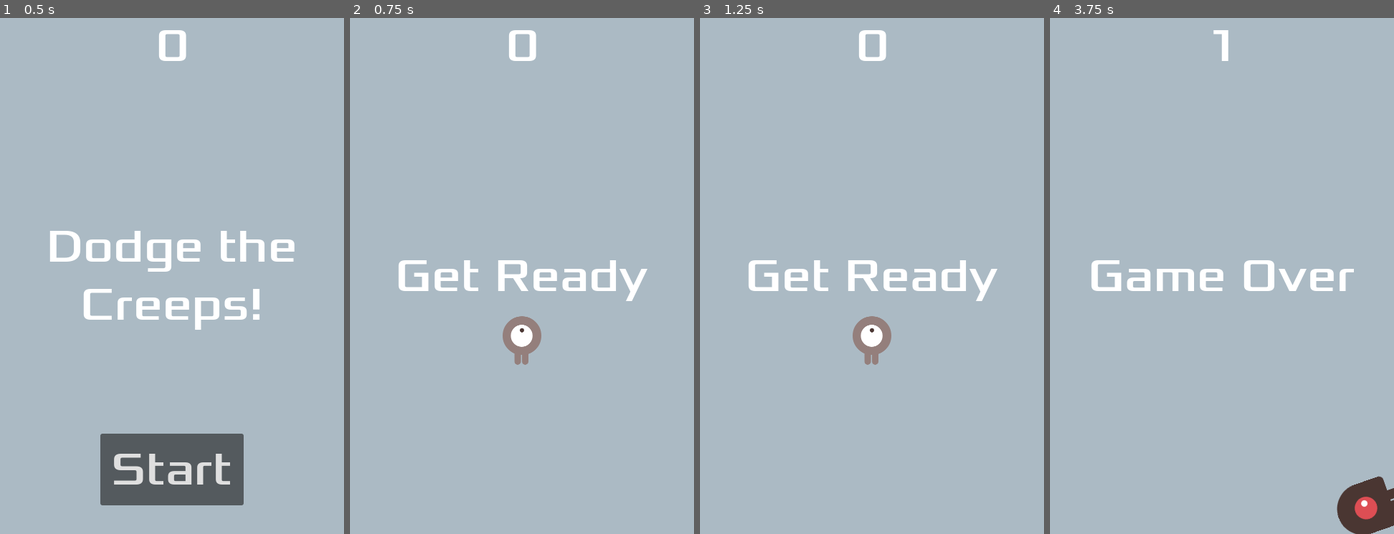
Above: before the commit, frames 1-4 (left to right).
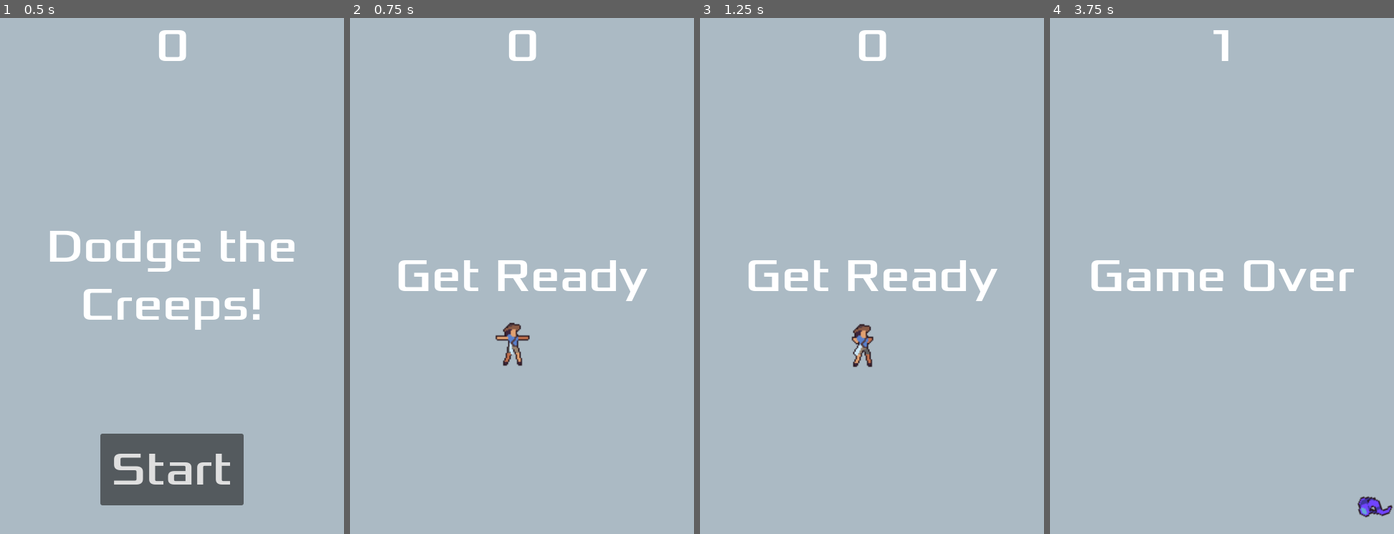
Above: after the commit, the same moments.

Repository: emkartch/dodge-the-creeps
Game: Godot game, scene res://main.tscn
The game is run twice, just before and just after one commit, with the same random seed, the same clock (stepped at 60 frames per second) and the same inputs.
Inputs:
- Up to frame 1 (0.5 s): no input
- Up to frame 2 (0.75 s): click "Start" at 0.5 s
- Up to frame 3 (1.25 s): no input
- Up to frame 4 (3.75 s): hold Right (move_right) 1.28-2.03 s; hold Down (move_down) 2.03-2.78 s; hold Right (move_right) 2.78-3.53 s; hold Up (move_up) from 3.53 s (still down)

Frame 1 is identical in both runs. In frame 2, 0.8% of the frame differs, in the area x 42-56%, y 57-68%; in frame 3, 0.8%; in frame 4, 1.5%, in the area x 83-100%, y 88-100%.

Commit message:
Changed the Player and Mob Sprites
Changed the player and mob sprites. Updated the collision shapes and sizes to match.

Diff:
--- a/mob.gd
+++ b/mob.gd
@@ -3,13 +3,31 @@
 func _ready():
 	var mob_types = Array($AnimatedSprite2D.sprite_frames.get_animation_names())
 	var mob_random = mob_types.pick_random()
-	if mob_random == "fly":
-		$CollisionShape2D_walk_swim.disabled = true
-		$CollisionShape2D_fly.disabled = false
-	else:
 
-		$CollisionShape2D_walk_swim.disabled = false
-		$CollisionShape2D_fly.disabled = true
+	$CollisionShape2D_anglerfish.disabled = true
+	$CollisionShape2D_eel.disabled = true
+	$CollisionShape2D_jellyfish.disabled = true
+	$CollisionShape2D_octopus.disabled = true
+	$CollisionShape2D_swordfish.disabled = true
+	$CollisionShape2D_turtle.disabled = true
+
+	if mob_random == "anglerfish":
+		$CollisionShape2D_anglerfish.disabled = false
+	elif mob_random == "eel":
+		$CollisionShape2D_eel.disabled = false
+	elif mob_random == "jellyfish":
+		$CollisionShape2D_jellyfish.disabled = false
+		$CollisionShape2D_jellyfish.rotation = 1.5708
+		$AnimatedSprite2D.rotation = 1.5708
+	elif mob_random == "octopus":
+		$CollisionShape2D_octopus.disabled = false
+		$CollisionShape2D_octopus.rotation = 1.5708
+		$AnimatedSprite2D.rotation = 1.5708
+	elif mob_random == "swordfish":
+		$CollisionShape2D_swordfish.disabled = false
+	elif mob_random == "turtle":
+		$CollisionShape2D_turtle.disabled = false
+
 	$AnimatedSprite2D.animation = mob_random
 	$AnimatedSprite2D.play()
 
--- a/mob.tscn
+++ b/mob.tscn
@@ -1,56 +1,279 @@
-[gd_scene load_steps=11 format=3 uid="uid://ct6lsobeppdtr"]
+[gd_scene load_steps=45 format=3 uid="uid://ct6lsobeppdtr"]
 
 [ext_resource type="Script" uid="uid://ddxwaomwk0ljq" path="res://mob.gd" id="1_1qmh0"]
-[ext_resource type="Texture2D" uid="uid://csokhj58nnmae" path="res://art/enemyFlyingAlt_1.png" id="1_b3mxk"]
-[ext_resource type="Texture2D" uid="uid://dayirxf7r22m" path="res://art/enemyFlyingAlt_2.png" id="2_1qmh0"]
-[ext_resource type="Texture2D" uid="uid://ccmaqggjo2v3a" path="res://art/enemySwimming_1.png" id="3_gfurk"]
-[ext_resource type="Texture2D" uid="uid://cfxmfadlurmti" path="res://art/enemySwimming_2.png" id="4_ieysi"]
-[ext_resource type="Texture2D" uid="uid://devp0iafh0xpl" path="res://art/enemyWalking_1.png" id="5_cixyi"]
-[ext_resource type="Texture2D" uid="uid://c8he4yu6nthhx" path="res://art/enemyWalking_2.png" id="6_7ulmv"]
+[ext_resource type="Texture2D" uid="uid://ckpbgg6jaokht" path="res://art/anglerfishSwim.png" id="2_1qmh0"]
+[ext_resource type="Texture2D" uid="uid://da8m3qtgky57" path="res://art/eelSwim.png" id="3_gfurk"]
+[ext_resource type="Texture2D" uid="uid://xqyi11r3ndla" path="res://art/jellyfishSwim.png" id="4_ieysi"]
+[ext_resource type="Texture2D" uid="uid://bn6tigo31not5" path="res://art/octopusSwim.png" id="5_cixyi"]
+[ext_resource type="Texture2D" uid="uid://dyr03yw5206xq" path="res://art/swordfishSwim.png" id="6_7ulmv"]
+[ext_resource type="Texture2D" uid="uid://dsk5k2dpd3n1n" path="res://art/turtleSwim.png" id="7_pcqmr"]
+
+[sub_resource type="AtlasTexture" id="AtlasTexture_jbnni"]
+atlas = ExtResource("2_1qmh0")
+region = Rect2(0, 0, 48, 48)
+
+[sub_resource type="AtlasTexture" id="AtlasTexture_yscv0"]
+atlas = ExtResource("2_1qmh0")
+region = Rect2(48, 0, 48, 48)
+
+[sub_resource type="AtlasTexture" id="AtlasTexture_eqsov"]
+atlas = ExtResource("2_1qmh0")
+region = Rect2(96, 0, 48, 48)
+
+[sub_resource type="AtlasTexture" id="AtlasTexture_wvrms"]
+atlas = ExtResource("2_1qmh0")
+region = Rect2(144, 0, 48, 48)
+
+[sub_resource type="AtlasTexture" id="AtlasTexture_h0ign"]
+atlas = ExtResource("3_gfurk")
+region = Rect2(0, 0, 48, 48)
+
+[sub_resource type="AtlasTexture" id="AtlasTexture_6ak38"]
+atlas = ExtResource("3_gfurk")
+region = Rect2(48, 0, 48, 48)
+
+[sub_resource type="AtlasTexture" id="AtlasTexture_rxhkm"]
+atlas = ExtResource("3_gfurk")
+region = Rect2(96, 0, 48, 48)
+
+[sub_resource type="AtlasTexture" id="AtlasTexture_mhy1y"]
+atlas = ExtResource("3_gfurk")
+region = Rect2(144, 0, 48, 48)
+
+[sub_resource type="AtlasTexture" id="AtlasTexture_gy8bd"]
+atlas = ExtResource("3_gfurk")
+region = Rect2(192, 0, 48, 48)
+
+[sub_resource type="AtlasTexture" id="AtlasTexture_srff1"]
+atlas = ExtResource("3_gfurk")
+region = Rect2(240, 0, 48, 48)
+
+[sub_resource type="AtlasTexture" id="AtlasTexture_hpl8x"]
+atlas = ExtResource("4_ieysi")
+region = Rect2(0, 0, 48, 48)
+
+[sub_resource type="AtlasTexture" id="AtlasTexture_10kxg"]
+atlas = ExtResource("4_ieysi")
+region = Rect2(48, 0, 48, 48)
+
+[sub_resource type="AtlasTexture" id="AtlasTexture_5en0g"]
+atlas = ExtResource("4_ieysi")
+region = Rect2(96, 0, 48, 48)
+
+[sub_resource type="AtlasTexture" id="AtlasTexture_n647c"]
+atlas = ExtResource("4_ieysi")
+region = Rect2(144, 0, 48, 48)
+
+[sub_resource type="AtlasTexture" id="AtlasTexture_7dsds"]
+atlas = ExtResource("5_cixyi")
+region = Rect2(0, 0, 48, 48)
+
+[sub_resource type="AtlasTexture" id="AtlasTexture_fifov"]
+atlas = ExtResource("5_cixyi")
+region = Rect2(48, 0, 48, 48)
+
+[sub_resource type="AtlasTexture" id="AtlasTexture_2jsyd"]
+atlas = ExtResource("5_cixyi")
+region = Rect2(96, 0, 48, 48)
+
+[sub_resource type="AtlasTexture" id="AtlasTexture_8btig"]
+atlas = ExtResource("5_cixyi")
+region = Rect2(144, 0, 48, 48)
+
+[sub_resource type="AtlasTexture" id="AtlasTexture_e4h0j"]
+atlas = ExtResource("5_cixyi")
+region = Rect2(192, 0, 48, 48)
+
+[sub_resource type="AtlasTexture" id="AtlasTexture_drs6q"]
+atlas = ExtResource("5_cixyi")
+region = Rect2(240, 0, 48, 48)
+
+[sub_resource type="AtlasTexture" id="AtlasTexture_ux8s0"]
+atlas = ExtResource("6_7ulmv")
+region = Rect2(0, 0, 48, 48)
+
+[sub_resource type="AtlasTexture" id="AtlasTexture_sahnv"]
+atlas = ExtResource("6_7ulmv")
+region = Rect2(48, 0, 48, 48)
+
+[sub_resource type="AtlasTexture" id="AtlasTexture_sheiy"]
+atlas = ExtResource("6_7ulmv")
+region = Rect2(96, 0, 48, 48)
+
+[sub_resource type="AtlasTexture" id="AtlasTexture_0bfok"]
+atlas = ExtResource("6_7ulmv")
+region = Rect2(144, 0, 48, 48)
+
+[sub_resource type="AtlasTexture" id="AtlasTexture_ablnv"]
+atlas = ExtResource("7_pcqmr")
+region = Rect2(0, 0, 48, 48)
+
+[sub_resource type="AtlasTexture" id="AtlasTexture_ora81"]
+atlas = ExtResource("7_pcqmr")
+region = Rect2(48, 0, 48, 48)
+
+[sub_resource type="AtlasTexture" id="AtlasTexture_mvl7c"]
+atlas = ExtResource("7_pcqmr")
+region = Rect2(96, 0, 48, 48)
+
+[sub_resource type="AtlasTexture" id="AtlasTexture_xg2go"]
+atlas = ExtResource("7_pcqmr")
+region = Rect2(144, 0, 48, 48)
+
+[sub_resource type="AtlasTexture" id="AtlasTexture_v0e4p"]
+atlas = ExtResource("7_pcqmr")
+region = Rect2(192, 0, 48, 48)
+
+[sub_resource type="AtlasTexture" id="AtlasTexture_sdeej"]
+atlas = ExtResource("7_pcqmr")
+region = Rect2(240, 0, 48, 48)
 
 [sub_resource type="SpriteFrames" id="SpriteFrames_pcqmr"]
 animations = [{
 "frames": [{
 "duration": 1.0,
-"texture": ExtResource("1_b3mxk")
-}, {
-"duration": 1.0,
-"texture": ExtResource("2_1qmh0")
-}],
-"loop": true,
-"name": &"fly",
-"speed": 3.0
-}, {
-"frames": [{
-"duration": 1.0,
-"texture": ExtResource("3_gfurk")
-}, {
-"duration": 1.0,
-"texture": ExtResource("4_ieysi")
-}],
-"loop": true,
-"name": &"swim",
-"speed": 3.0
-}, {
-"frames": [{
-"duration": 1.0,
-"texture": ExtResource("5_cixyi")
-}, {
-"duration": 1.0,
-"texture": ExtResource("6_7ulmv")
-}],
-"loop": true,
-"name": &"walk",
-"speed": 3.0
+"texture": SubResource("AtlasTexture_jbnni")
+}, {
+"duration": 1.0,
+"texture": SubResource("AtlasTexture_yscv0")
+}, {
+"duration": 1.0,
+"texture": SubResource("AtlasTexture_eqsov")
+}, {
+"duration": 1.0,
+"texture": SubResource("AtlasTexture_wvrms")
+}],
+"loop": true,
+"name": &"anglerfish",
+"speed": 5.0
+}, {
+"frames": [{
+"duration": 1.0,
+"texture": SubResource("AtlasTexture_h0ign")
+}, {
+"duration": 1.0,
+"texture": SubResource("AtlasTexture_6ak38")
+}, {
+"duration": 1.0,
+"texture": SubResource("AtlasTexture_rxhkm")
+}, {
+"duration": 1.0,
+"texture": SubResource("AtlasTexture_mhy1y")
+}, {
+"duration": 1.0,
+"texture": SubResource("AtlasTexture_gy8bd")
+}, {
+"duration": 1.0,
+"texture": SubResource("AtlasTexture_srff1")
+}],
+"loop": true,
+"name": &"eel",
+"speed": 5.0
+}, {
+"frames": [{
+"duration": 1.0,
+"texture": SubResource("AtlasTexture_hpl8x")
+}, {
+"duration": 1.0,
+"texture": SubResource("AtlasTexture_10kxg")
+}, {
+"duration": 1.0,
+"texture": SubResource("AtlasTexture_5en0g")
+}, {
+"duration": 1.0,
+"texture": SubResource("AtlasTexture_n647c")
+}],
+"loop": true,
+"name": &"jellyfish",
+"speed": 5.0
+}, {
+"frames": [{
+"duration": 1.0,
+"texture": SubResource("AtlasTexture_7dsds")
+}, {
+"duration": 1.0,
+"texture": SubResource("AtlasTexture_fifov")
+}, {
+"duration": 1.0,
+"texture": SubResource("AtlasTexture_2jsyd")
+}, {
+"duration": 1.0,
+"texture": SubResource("AtlasTexture_8btig")
+}, {
+"duration": 1.0,
+"texture": SubResource("AtlasTexture_e4h0j")
+}, {
+"duration": 1.0,
+"texture": SubResource("AtlasTexture_drs6q")
+}],
+"loop": true,
+"name": &"octopus",
+"speed": 5.0
+}, {
+"frames": [{
+"duration": 1.0,
+"texture": SubResource("AtlasTexture_ux8s0")
+}, {
+"duration": 1.0,
+"texture": SubResource("AtlasTexture_sahnv")
+}, {
+"duration": 1.0,
+"texture": SubResource("AtlasTexture_sheiy")
+}, {
+"duration": 1.0,
+"texture": SubResource("AtlasTexture_0bfok")
+}],
+"loop": true,
+"name": &"swordfish",
+"speed": 5.0
+}, {
+"frames": [{
+"duration": 1.0,
+"texture": SubResource("AtlasTexture_ablnv")
+}, {
+"duration": 1.0,
+"texture": SubResource("AtlasTexture_ora81")
+}, {
+"duration": 1.0,
+"texture": SubResource("AtlasTexture_mvl7c")
+}, {
+"duration": 1.0,
+"texture": SubResource("AtlasTexture_xg2go")
+}, {
+"duration": 1.0,
+"texture": SubResource("AtlasTexture_v0e4p")
+}, {
+"duration": 1.0,
+"texture": SubResource("AtlasTexture_sdeej")
+}],
+"loop": true,
+"name": &"turtle",
+"speed": 5.0
 }]
 
 [sub_resource type="CapsuleShape2D" id="CapsuleShape2D_jbnni"]
-radius = 36.0
-height = 100.0
+radius = 25.0
+height = 71.92
 
 [sub_resource type="CapsuleShape2D" id="CapsuleShape2D_1qmh0"]
-radius = 33.0
-height = 86.0
+radius = 19.0
+height = 80.0
+
+[sub_resource type="CapsuleShape2D" id="CapsuleShape2D_gfurk"]
+radius = 18.0
+height = 56.0
+
+[sub_resource type="CapsuleShape2D" id="CapsuleShape2D_ieysi"]
+radius = 37.0
+height = 80.0
+
+[sub_resource type="CapsuleShape2D" id="CapsuleShape2D_cixyi"]
+radius = 23.0
+height = 94.0
+
+[sub_resource type="CapsuleShape2D" id="CapsuleShape2D_7ulmv"]
+radius = 18.0
+height = 70.0
 
 [node name="Mob" type="RigidBody2D" groups=["mobs"]]
 collision_mask = 0
@@ -59,19 +282,44 @@
 metadata/_edit_group_ = true
 
 [node name="AnimatedSprite2D" type="AnimatedSprite2D" parent="."]
-scale = Vector2(0.75, 0.75)
+scale = Vector2(2, 2)
 sprite_frames = SubResource("SpriteFrames_pcqmr")
-animation = &"fly"
-frame_progress = 0.492306
-
-[node name="CollisionShape2D_walk_swim" type="CollisionShape2D" parent="."]
+animation = &"octopus"
+frame_progress = 0.44384
+
+[node name="CollisionShape2D_anglerfish" type="CollisionShape2D" parent="."]
+visible = false
+position = Vector2(-8.04, 1.65)
 rotation = 1.5708
 shape = SubResource("CapsuleShape2D_jbnni")
 
-[node name="CollisionShape2D_fly" type="CollisionShape2D" parent="."]
-position = Vector2(12, 0)
+[node name="CollisionShape2D_eel" type="CollisionShape2D" parent="."]
+visible = false
+position = Vector2(-5, 3)
+rotation = 1.5708
 shape = SubResource("CapsuleShape2D_1qmh0")
 
+[node name="CollisionShape2D_jellyfish" type="CollisionShape2D" parent="."]
+visible = false
+position = Vector2(0, 3)
+shape = SubResource("CapsuleShape2D_gfurk")
+
+[node name="CollisionShape2D_octopus" type="CollisionShape2D" parent="."]
+position = Vector2(-12, 0)
+shape = SubResource("CapsuleShape2D_ieysi")
+
+[node name="CollisionShape2D_swordfish" type="CollisionShape2D" parent="."]
+visible = false
+position = Vector2(-3, 0)
+rotation = 1.5708
+shape = SubResource("CapsuleShape2D_cixyi")
+
+[node name="CollisionShape2D_turtle" type="CollisionShape2D" parent="."]
+visible = false
+position = Vector2(-1, 0)
+rotation = 1.5708
+shape = SubResource("CapsuleShape2D_7ulmv")
+
 [node name="VisibleOnScreenNotifier2D" type="VisibleOnScreenNotifier2D" parent="."]
 
 [connection signal="screen_exited" from="VisibleOnScreenNotifier2D" to="." method="_on_visible_on_screen_notifier_2d_screen_exited"]
--- a/player.gd
+++ b/player.gd
@@ -20,23 +20,44 @@
 	if Input.is_action_pressed("move_up"):
 		velocity.y -= 1
 
+	$AnimatedSprite2D.play()
+
 	if velocity.length() > 0:
 		velocity = velocity.normalized() * speed
-		$AnimatedSprite2D.play()
+		$AnimatedSprite2D.animation = "swim"
 	else:
-		$AnimatedSprite2D.stop()
+		$AnimatedSprite2D.animation = "idle"
+		$AnimatedSprite2D.rotation = 0
+		$CollisionShape2D.rotation = 0
+		$AnimatedSprite2D.flip_v = false
+
+		if $AnimatedSprite2D.flip_h == true:
+			$CollisionShape2D.position.x = 13
+		else:
+			$CollisionShape2D.position.x = -13
 
 	position += velocity * delta
 	position = position.clamp(Vector2.ZERO, screen_size)
 
 	if velocity.x != 0:
-		$AnimatedSprite2D.animation = "walk"
-		$AnimatedSprite2D.flip_v = false
+		$CollisionShape2D.rotation = 1.5708
 		# See the note below about the following boolean assignment.
 		$AnimatedSprite2D.flip_h = velocity.x < 0
 	elif velocity.y != 0:
-		$AnimatedSprite2D.animation = "up"
-		$AnimatedSprite2D.flip_v = velocity.y > 0
+		$CollisionShape2D.rotation = 0
+
+		if velocity.y > 0:
+			$CollisionShape2D.position.x = -13
+			if $AnimatedSprite2D.flip_h == false:
+				$AnimatedSprite2D.rotation = 1.5708
+			else:
+				$AnimatedSprite2D.rotation = -1.5708
+		else:
+			$CollisionShape2D.position.x = 13
+			if $AnimatedSprite2D.flip_h == false:
+				$AnimatedSprite2D.rotation = -1.5708
+			else:
+				$AnimatedSprite2D.rotation = 1.5708
 
 func start(pos):
 	position = pos
--- a/player.tscn
+++ b/player.tscn
@@ -1,38 +1,108 @@
-[gd_scene load_steps=8 format=3 uid="uid://p85qefyiuast"]
+[gd_scene load_steps=18 format=3 uid="uid://p85qefyiuast"]
 
-[ext_resource type="Texture2D" uid="uid://rrf0idm6oo2w" path="res://art/playerGrey_up1.png" id="1_hqtel"]
 [ext_resource type="Script" uid="uid://cvixg1rmvmvhq" path="res://player.gd" id="1_sweqy"]
-[ext_resource type="Texture2D" uid="uid://d2s7of4sqe7ea" path="res://art/playerGrey_up2.png" id="2_sweqy"]
-[ext_resource type="Texture2D" uid="uid://b25ep1aud63w" path="res://art/playerGrey_walk1.png" id="3_2hs0m"]
-[ext_resource type="Texture2D" uid="uid://cew3ayxvm0sny" path="res://art/playerGrey_walk2.png" id="4_1jxqw"]
+[ext_resource type="Texture2D" uid="uid://bd4kwf6g8n7f5" path="res://art/playerIdle.png" id="2_i3pqv"]
+[ext_resource type="Texture2D" uid="uid://dm1sbk8q6o5vf" path="res://art/playerSwim.png" id="3_hqtel"]
+
+[sub_resource type="AtlasTexture" id="AtlasTexture_sweqy"]
+atlas = ExtResource("2_i3pqv")
+region = Rect2(0, 0, 48, 48)
+
+[sub_resource type="AtlasTexture" id="AtlasTexture_2hs0m"]
+atlas = ExtResource("2_i3pqv")
+region = Rect2(48, 0, 48, 48)
+
+[sub_resource type="AtlasTexture" id="AtlasTexture_1jxqw"]
+atlas = ExtResource("2_i3pqv")
+region = Rect2(96, 0, 48, 48)
+
+[sub_resource type="AtlasTexture" id="AtlasTexture_dw050"]
+atlas = ExtResource("2_i3pqv")
+region = Rect2(144, 0, 48, 48)
+
+[sub_resource type="AtlasTexture" id="AtlasTexture_b26j0"]
+atlas = ExtResource("2_i3pqv")
+region = Rect2(192, 0, 48, 48)
+
+[sub_resource type="AtlasTexture" id="AtlasTexture_n7ghd"]
+atlas = ExtResource("2_i3pqv")
+region = Rect2(240, 0, 48, 48)
+
+[sub_resource type="AtlasTexture" id="AtlasTexture_nvl01"]
+atlas = ExtResource("3_hqtel")
+region = Rect2(0, 0, 48, 48)
+
+[sub_resource type="AtlasTexture" id="AtlasTexture_ivps1"]
+atlas = ExtResource("3_hqtel")
+region = Rect2(48, 0, 48, 48)
+
+[sub_resource type="AtlasTexture" id="AtlasTexture_urp6f"]
+atlas = ExtResource("3_hqtel")
+region = Rect2(96, 0, 48, 48)
+
+[sub_resource type="AtlasTexture" id="AtlasTexture_bwjto"]
+atlas = ExtResource("3_hqtel")
+region = Rect2(144, 0, 48, 48)
+
+[sub_resource type="AtlasTexture" id="AtlasTexture_606se"]
+atlas = ExtResource("3_hqtel")
+region = Rect2(192, 0, 48, 48)
+
+[sub_resource type="AtlasTexture" id="AtlasTexture_u1c27"]
+atlas = ExtResource("3_hqtel")
+region = Rect2(240, 0, 48, 48)
 
 [sub_resource type="SpriteFrames" id="SpriteFrames_dw050"]
 animations = [{
 "frames": [{
 "duration": 1.0,
-"texture": ExtResource("1_hqtel")
+"texture": SubResource("AtlasTexture_sweqy")
 }, {
 "duration": 1.0,
-"texture": ExtResource("2_sweqy")
+"texture": SubResource("AtlasTexture_2hs0m")
+}, {
+"duration": 1.0,
+"texture": SubResource("AtlasTexture_1jxqw")
+}, {
+"duration": 1.0,
+"texture": SubResource("AtlasTexture_dw050")
+}, {
+"duration": 1.0,
+"texture": SubResource("AtlasTexture_b26j0")
+}, {
+"duration": 1.0,
+"texture": SubResource("AtlasTexture_n7ghd")
 }],
 "loop": true,
-"name": &"up",
+"name": &"idle",
 "speed": 5.0
 }, {
 "frames": [{
 "duration": 1.0,
-"texture": ExtResource("3_2hs0m")
+"texture": SubResource("AtlasTexture_nvl01")
 }, {
 "duration": 1.0,
-"texture": ExtResource("4_1jxqw")
+"texture": SubResource("AtlasTexture_ivps1")
+}, {
+"duration": 1.0,
+"texture": SubResource("AtlasTexture_urp6f")
+}, {
+"duration": 1.0,
+"texture": SubResource("AtlasTexture_bwjto")
+}, {
+"duration": 1.0,
+"texture": SubResource("AtlasTexture_606se")
+}, {
+"duration": 1.0,
+"texture": SubResource("AtlasTexture_u1c27")
 }],
 "loop": true,
-"name": &"walk",
+"name": &"swim",
 "speed": 5.0
 }]
 
 [sub_resource type="CapsuleShape2D" id="CapsuleShape2D_b26j0"]
-radius = 27.0
+radius = 22.0
 height = 68.0
 
 [node name="Player" type="Area2D"]
@@ -40,11 +110,14 @@
 metadata/_edit_group_ = true
 
 [node name="AnimatedSprite2D" type="AnimatedSprite2D" parent="."]
-scale = Vector2(0.5, 0.5)
+scale = Vector2(1.75, 1.75)
 sprite_frames = SubResource("SpriteFrames_dw050")
-animation = &"up"
+animation = &"swim"
+frame = 5
+frame_progress = 0.409469
 
 [node name="CollisionShape2D" type="CollisionShape2D" parent="."]
+position = Vector2(-13, 0)
 shape = SubResource("CapsuleShape2D_b26j0")
 
 [connection signal="body_entered" from="." to="." method="_on_body_entered"]
Binary file added: art/anglerfishSwim.png
Not shown, added: art/anglerfishSwim.png.import
Binary file added: art/eelSwim.png
Not shown, added: art/eelSwim.png.import
Binary file added: art/jellyfishSwim.png
Not shown, added: art/jellyfishSwim.png.import
Binary file added: art/octopusSwim.png
Not shown, added: art/octopusSwim.png.import
Binary file added: art/playerIdle.png
Not shown, added: art/playerIdle.png.import
Binary file added: art/playerSwim.png
Not shown, added: art/playerSwim.png.import
(and 5 more such lines)
